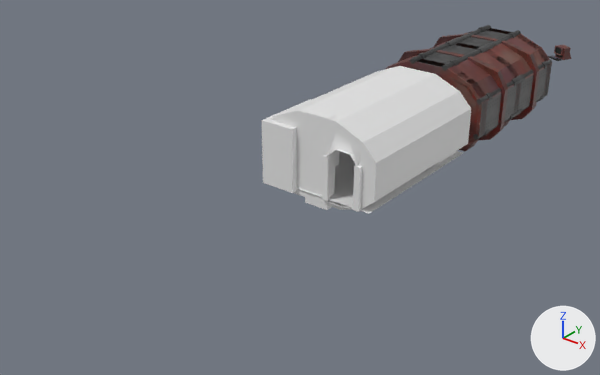
The Blender file Blender/restroom.blend: old version first, new version second.
One viewpoint serves both versions: a camera (50 mm lens) standing at (19.5, -29.4, 15.8) and looking at (-2.3, -2.2, -1.0). Every picture has the same lights, and +X, +Y and +Z are marked at lower right. The first picture is the older version.
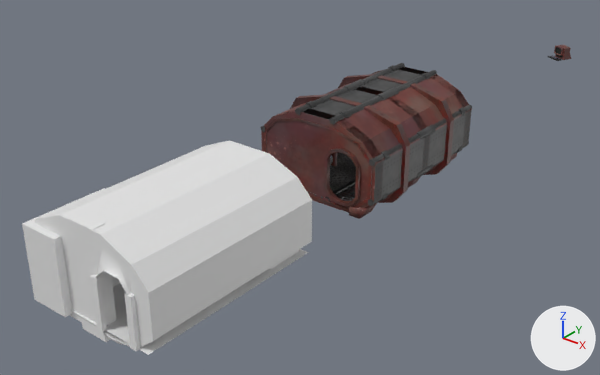
Changed parts and their boxes (x1, y1, x2, y2) in the pictures (600 x 375 px):
'Cube.016', moved
    before: (262, 66, 471, 214)
    after: (22, 140, 312, 355)
'Cube.017', moved
    before: (386, 25, 552, 151)
    after: (261, 63, 472, 219)

The change, as a diff of the scene's bpy script:
```diff
--- a/Blender/restroom.blend.py
+++ b/Blender/restroom.blend.py
@@ ob_cube_017 @@
 ob_cube_017 = bpy.data.objects.new('Cube.017', me_cube_013)
-ob_cube_017.location = (0.0, 9.0, 0.0)
+ob_cube_017.location = (0.0, 0.0, 0.0)
@@ ob_cube_016 @@
 ob_cube_016 = bpy.data.objects.new('Cube.016', me_cube_009)
-ob_cube_016.location = (0.0, 0.0, 0.0)
+ob_cube_016.location = (0.0, -12.0, 0.0)
```
